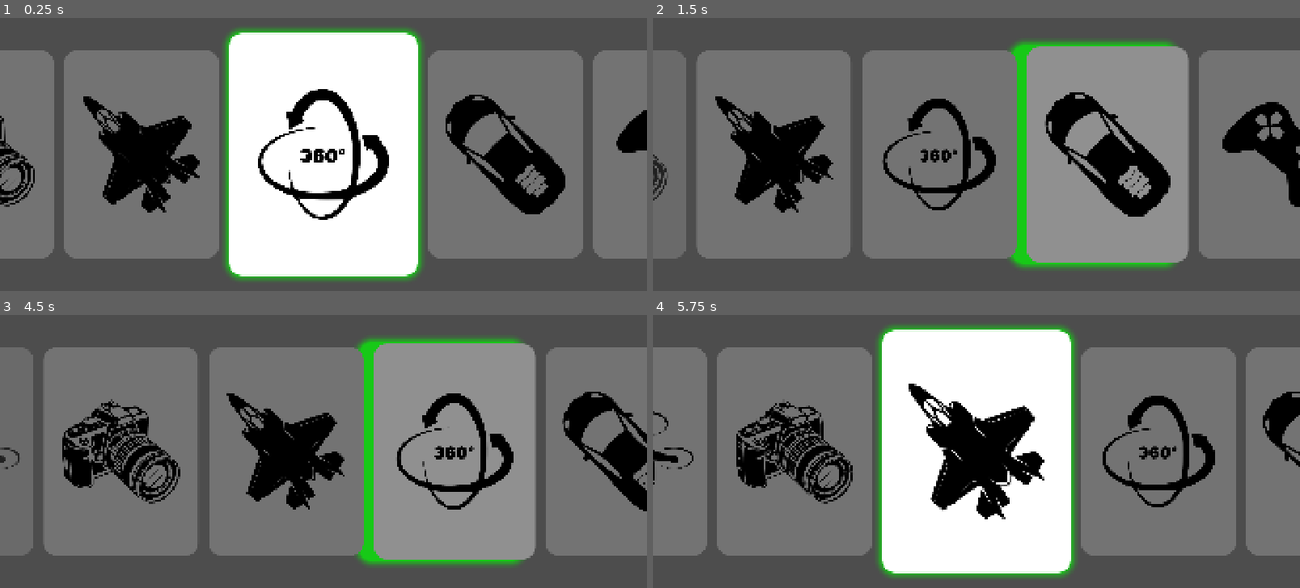
Above: before the commit, frames 1-4 (two rows, left to right).
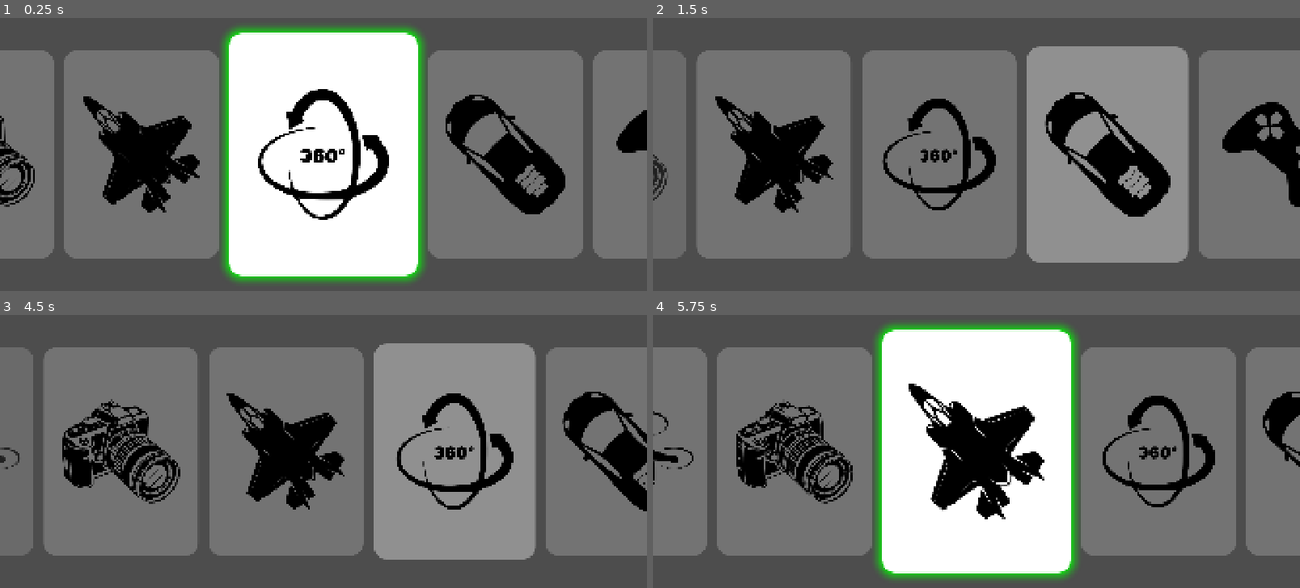
Above: after the commit, the same moments.

Repository: CantanTam/blecaco_phone
Game: Godot game, scene res://scenes/mode_select.tscn
Same seed, same stepped clock (60 frames per second), same inputs: the game is played once before the commit and once after it. This scene is started directly instead of the project's main scene.
Inputs (mouse positions are in pixels of both pictures, inside the frame that each line leads up to):
- Up to frame 1 (0.25 s): no input
- Up to frame 2 (1.5 s): tap Enter at 0.5, 0.6 s; move the mouse to (1118, 135) at 0.52 s; hold Up 0.53-1.25 s; click (1118, 135) at 0.67 s; tap Space at 0.77 s; drag from (847, 173) to (944, 228) at 1.27 s
- Up to frame 3 (4.5 s): tap Space at 2, 3.5, 3.77 s; move the mouse to (388, 372) at 2.02 s; hold Up 2.03-2.75 s; tap Tab at 2.1 s; tap Enter at 2.75, 4.25 s; drag from (291, 525) to (129, 396) at 2.77 s; move the mouse to (517, 506) at 3.52 s; hold Down 3.53-4.25 s; tap Keypad Enter at 3.6 s; drag from (129, 396) to (226, 361) at 4.27 s
- Up to frame 4 (5.75 s): tap Space at 5 s; move the mouse to (1008, 451) at 5.02 s; hold Down from 5.03 s (still down); tap Enter at 5.1 s; click (1008, 451) at 5.17 s

The runs differ from the first frame. In frame 1, 1.9% of the frame differs, in the area x 34-66%, y 3-97%; in frame 2, 2.3%, in the area x 55-81%, y 8-92%; in frame 3, 2.3%; in frame 4, 1.9%.

Commit message:
cover glow: hide it during the switch, show it once the card settles
The glow used to ride along with the card while it slid left / right and
grew, which read as an afterimage. Now it is suppressed for the whole
switch (including the final center pop) and only reappears, aligned to the
newly selected cover, once the animation is over.

Tapping the already selected cover (confirm) is untouched, so it does not
flicker either.

Diff:
--- a/scripts/mode_cover_style.gd
+++ b/scripts/mode_cover_style.gd
@@ -24,10 +24,10 @@
 # ------------------------------------------------------------------
 
 ## 光晕向外扩散的厚度（px）。调大 = 范围更大。
-const GLOW_SIZE := 28.0
+const GLOW_SIZE := 38.0
 
 ## 光晕颜色 + 强度。alpha 就是强度，比如 0.4 = 更淡、1.0 = 最亮。
-const GLOW_COLOR := Color(0.0, 1.0, 0.0, 0.7)
+const GLOW_COLOR := Color(0.0, 1.0, 0.0, 0.8)
 
 
 ## 卡片样式盒：圆角白卡（不带光晕）。
--- a/scripts/mode_select.gd
+++ b/scripts/mode_select.gd
@@ -26,6 +26,11 @@
 var current_mode_scene_path: String = ""
 var cover_animation_running: bool = false
 
+## 切换封面期间先把光晕藏起来。
+## 否则光晕会跟着那张正在移动 / 缩放的卡片一路走，看着像残影；
+## 等整个切换动画（含最后的居中放大）结束再恢复。
+var _cover_glow_suppressed: bool = false
+
 ## 卡片样式盒（圆角白卡，所有卡片共用）。
 ## 外观参数在 scripts/mode_cover_style.gd；光晕不在这里，见 _update_cover_glow。
 var _cover_style: StyleBoxFlat
@@ -141,8 +146,15 @@
 ##
 ## ⚠️ 每帧都做：切换选中时卡片是 tween 放大 / 移动的，光晕必须跟着一起走。
 ##    只有选中那张有光晕 —— 找不到选中卡片时整个隐藏。
+##
+## ⚠️ 切换封面期间整个不显示（_cover_glow_suppressed）：那时候卡片正在移动，
+##    光晕跟着走会像残影；等动画结束再让它出现在新的选中卡片上。
 func _update_cover_glow() -> void:
 	if cover_glow == null:
+		return
+
+	if _cover_glow_suppressed:
+		cover_glow.visible = false
 		return
 
 	var cover: Control = cover_flow.get_node_or_null(
@@ -301,7 +313,17 @@
 	print("[ModeSelect] 滚动到中央：", cover_name)
 
 	cover_animation_running = true
+
+	# 切换一开始就把光晕藏掉（整个切换动画期间都不显示，见 _cover_glow_suppressed）
+	_cover_glow_suppressed = true
+	_update_cover_glow()
+
 	await _animate_to_cover(cover_name)
+
+	# 动画（含最后的居中放大）结束 → 光晕出现在新的选中卡片上
+	_cover_glow_suppressed = false
+	_update_cover_glow()
+
 	cover_animation_running = false
 
 	print("[ModeSelect] 已居中：", cover_name)
